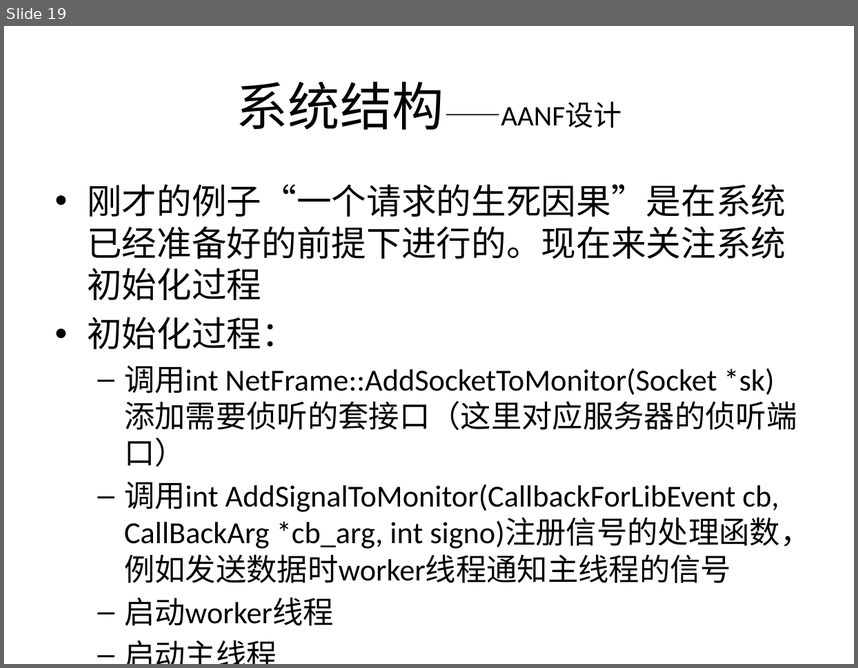
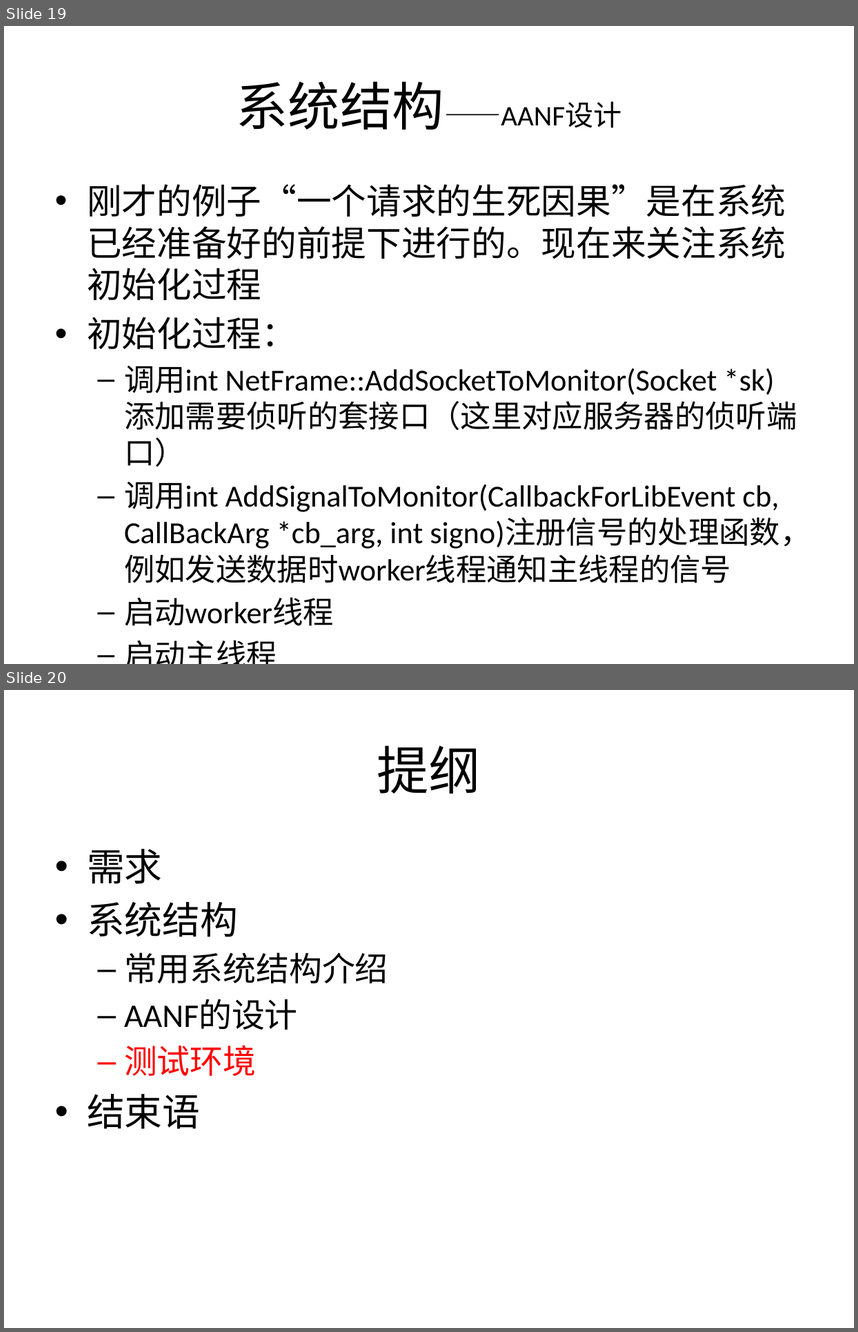
Before and after one commit to kkzhou/kknf, a slide deck: aanf/cpp/doc/AANF(All-Async Network Framework) introduction-v0.2.pptx. Shown one above the other, each under a label of ours: slide 19 before the commit, slides 19 and 20 after it. The pictures are 858x668 and 858x1332 pixels, drawn with LibreOffice and Linux fonts; fonts in the diff are those of the drawing. Boxes give left, top, right and bottom in pixels: in the first picture for what was removed or moved away, otherwise in the second. Text is boxed around its words. In the diff, an @@ line names an element or a change of style, - is before the commit and + after.

Commit message:
1，修改了文档，添加了“测试环境” 2，实现了命令通道中命令的注册、调用 3，添加了测试客户端，测试bf，测试bb_1/bb_2的文件

```diff
--- a/aanf/cpp/doc/AANF(All-Async Network Framework) introduction-v0.2.pptx
+++ b/aanf/cpp/doc/AANF(All-Async Network Framework) introduction-v0.2.pptx
@@ slide 20 added at (4, 690, 854, 1328), background #FFFFFF @@
@@ title added at (377, 745, 481, 793), 44 pt, text #000000 @@
+提纲
@@ text added at (87, 849, 388, 1129), 28 pt, text #000000 @@
+• 需求
+• 系统结构
+  – 常用系统结构介绍
+  – AANF的设计
+  – 测试环境
+• 结束语
```
Also in this commit, not shown: 3 slides changed, 1 other slide added, 5 other files.
